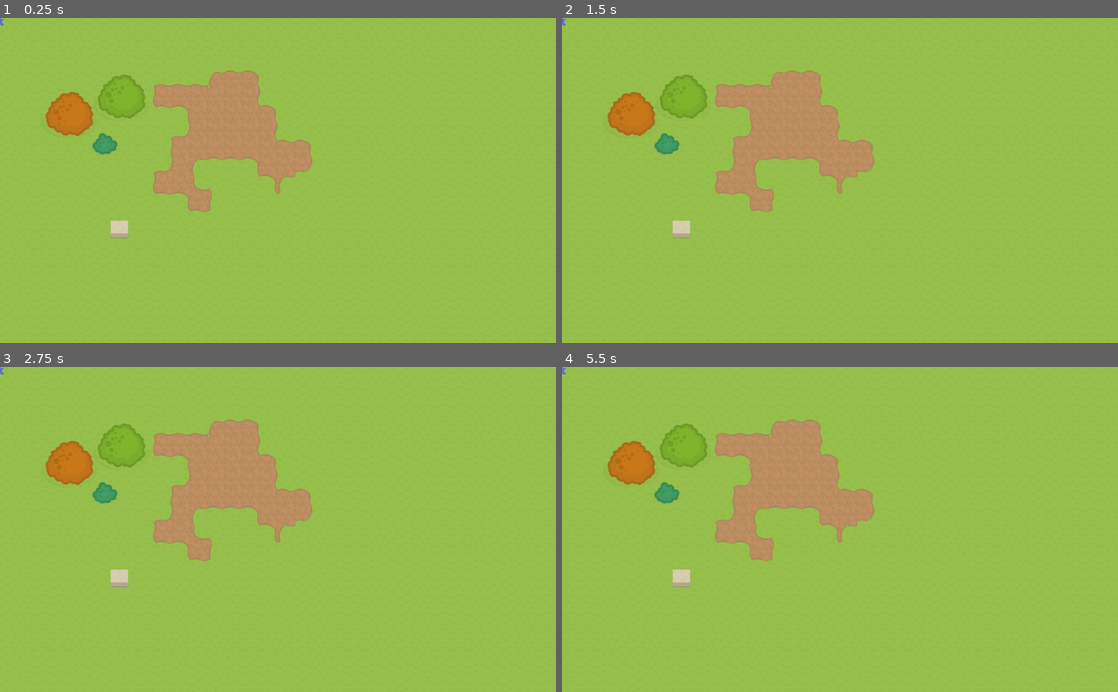
Above: before the commit, frames 1-4 (two rows, left to right).
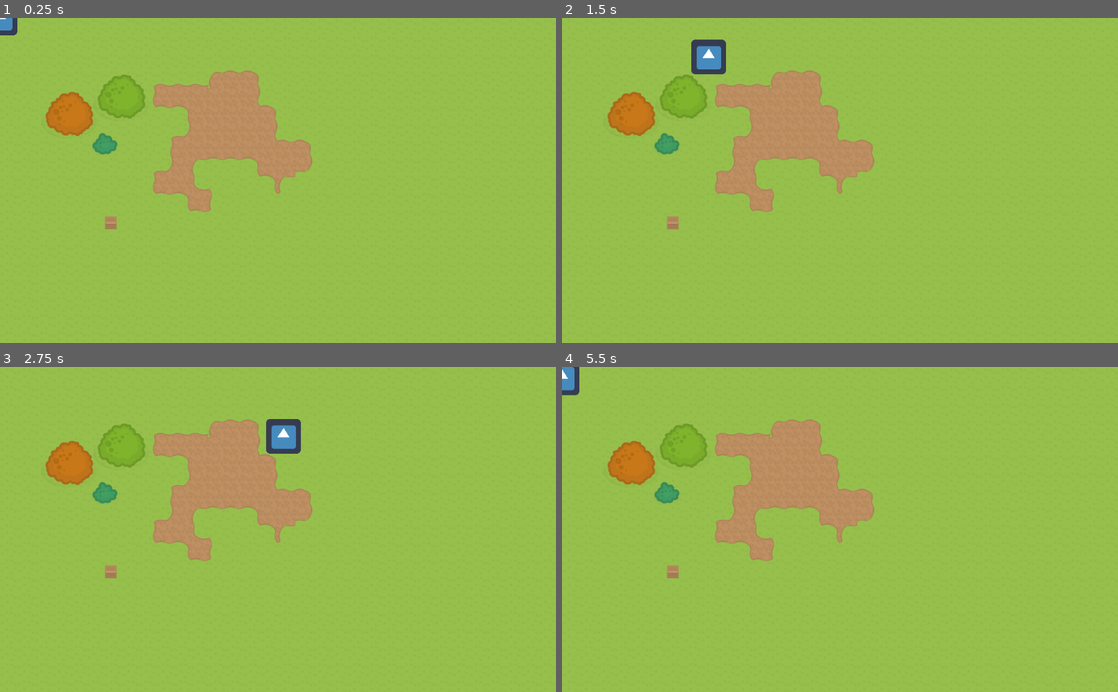
Above: after the commit, the same moments.

Repository: bagedevimo/pxljam19
Game: Godot game, scene res://Game.tscn
Two runs of this game, one before a commit and one after it. Both use one fixed random seed, a clock stepped at 60 frames per second and the inputs below. The engine's default icon, where the game draws it, is replaced by a stand-in: a white triangle on a blue panel in a dark square.
Inputs:
- Up to frame 1 (0.25 s): no input
- Up to frame 2 (1.5 s): tap Enter at 0.5 s; hold Right (ui_right) 0.53-1.28 s; tap Space (ui_select) at 0.77 s; hold Down (ui_down) from 1.28 s (still down)
- Up to frame 3 (2.75 s): tap Space (ui_select) at 1.52, 2 s; release Down (ui_down) at 2.03 s; hold Right (ui_right) from 2.03 s (still down)
- Up to frame 4 (5.5 s): release Right (ui_right) at 2.78 s; hold Up (ui_up) 2.78-3.53 s; tap Space (ui_select) at 3.02, 3.77, 4.25, 4.52 s; tap Enter at 3.5, 5 s; hold Left (ui_left) 3.53-5.03 s; hold Down (ui_down) from 5.03 s (still down)

The runs differ from the first frame. In frame 1, 0.4% of the frame differs, in the area x 0-24%, y 0-68%; in frame 2, 0.9%, in the area x 0-30%, y 0-68%; in frame 3, 0.9%; in frame 4, 0.5%.
Error before the commit: Parse Error: The identifier "EventBus" isn't declared in the current scope. (res://Player.gd:17)

Commit message:
Add box

Diff:
--- a/Barrell.tscn
+++ b/Barrell.tscn
@@ -19,4 +19,4 @@
 tile_set = ExtResource( 3 )
 cell_size = Vector2( 32, 32 )
 format = 1
-tile_data = PoolIntArray( 0, 4, 0 )
+tile_data = PoolIntArray( -1, 8, 0 )
--- a/Player.tscn
+++ b/Player.tscn
@@ -1,10 +1,10 @@
 [gd_scene load_steps=4 format=2]
 
 [ext_resource path="res://Player.gd" type="Script" id=1]
-[ext_resource path="res://Character.png" type="Texture" id=2]
+[ext_resource path="res://icon.png" type="Texture" id=2]
 
 [sub_resource type="RectangleShape2D" id=1]
-extents = Vector2( 9, 12 )
+extents = Vector2( 32, 32 )
 
 [node name="Player" type="KinematicBody2D"]
 script = ExtResource( 1 )
@@ -13,7 +13,7 @@
 z_index = 1
 texture = ExtResource( 2 )
 region_enabled = true
-region_rect = Rect2( 0, 0, 32, 32 )
+region_rect = Rect2( 0, 0, 64, 64 )
 
 [node name="CollisionShape2D" type="CollisionShape2D" parent="."]
 shape = SubResource( 1 )
--- a/project.godot
+++ b/project.godot
@@ -19,6 +19,10 @@
 run/main_scene="res://Game.tscn"
 config/icon="res://icon.png"
 
+[autoload]
+
+EventBus="*res://EventBus.gd"
+
 [rendering]
 
 environment/default_environment="res://default_env.tres"
--- a/tileset.tres
+++ b/tileset.tres
@@ -168,13 +168,7 @@
 6/autotile/z_index_map = [  ]
 6/occluder_offset = Vector2( 0, 0 )
 6/navigation_offset = Vector2( 0, 0 )
-6/shapes = [ {
-"autotile_coord": Vector2( 0, 0 ),
-"one_way": false,
-"one_way_margin": 1.0,
-"shape": null,
-"shape_transform": Transform2D( 1, 0, 0, 1, 0, 0 )
-} ]
+6/shapes = [  ]
 6/z_index = 0
 7/name = "GrassAutotile"
 7/texture = ExtResource( 2 )
@@ -195,3 +189,13 @@
 7/navigation_offset = Vector2( 0, 0 )
 7/shapes = [  ]
 7/z_index = 0
+8/name = "Box"
+8/texture = ExtResource( 2 )
+8/tex_offset = Vector2( 16, 16 )
+8/modulate = Color( 1, 1, 1, 1 )
+8/region = Rect2( 256, 288, 32, 32 )
+8/tile_mode = 0
+8/occluder_offset = Vector2( 0, 0 )
+8/navigation_offset = Vector2( 0, 0 )
+8/shapes = [  ]
+8/z_index = 1
